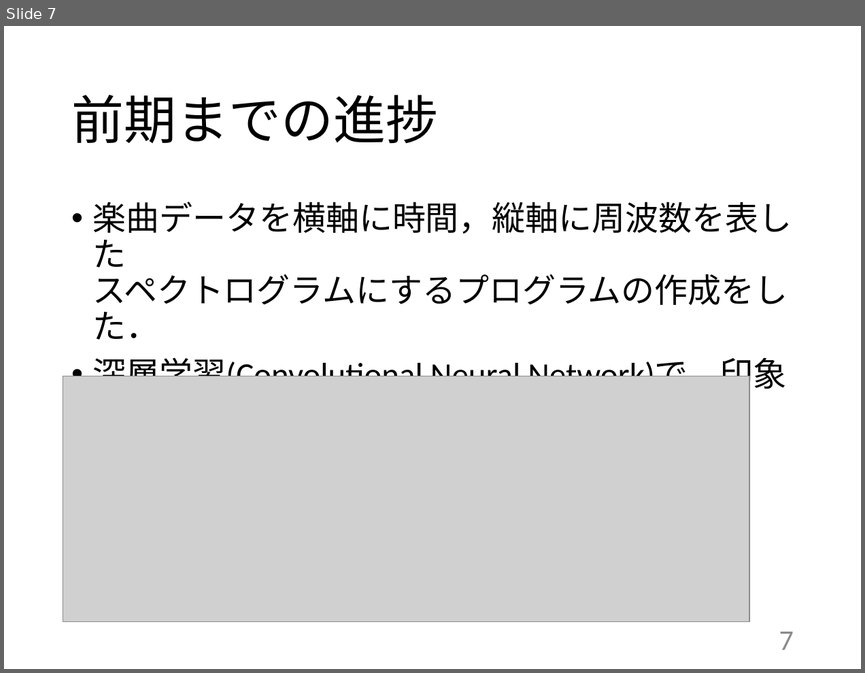
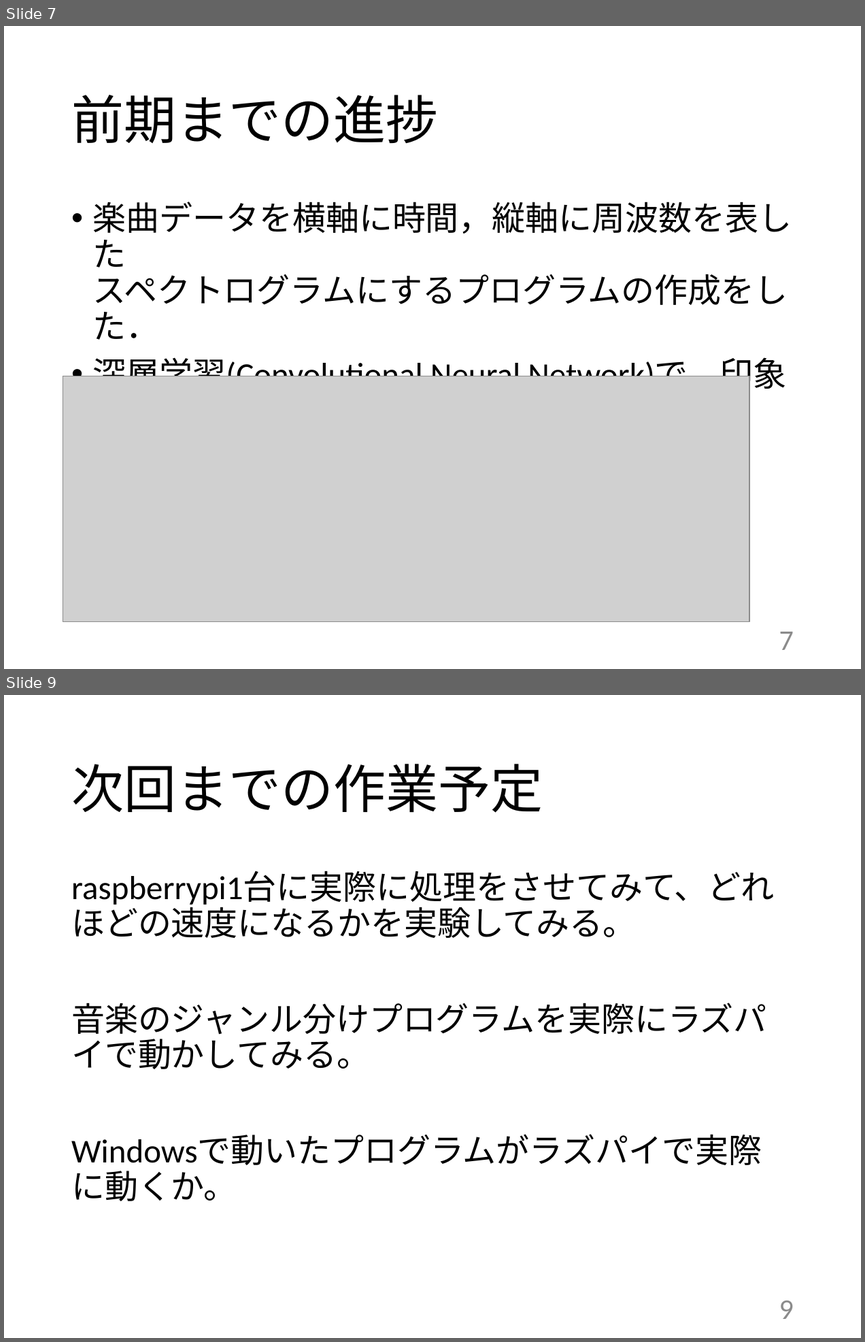
Before and after one commit to kait-takanolab/1821144-yoshii-thesis, a slide deck: 発表用スライド/1821144_yoshii_thesis.pptx. Shown one above the other, each under a label of ours: slide 7 before the commit, slides 7 and 9 after it; the slides between them are not shown. The pictures are 865x673 and 865x1342 pixels, drawn with LibreOffice and Linux fonts; fonts in the diff are those of the drawing; grey boxes stand for pictures. Boxes give left, top, right and bottom in pixels: in the first picture for what was removed or moved away, otherwise in the second. Text is boxed around its words. In the diff, an @@ line names an element or a change of style, - is before the commit and + after.

```diff
--- a/発表用スライド/1821144_yoshii_thesis.pptx
+++ b/発表用スライド/1821144_yoshii_thesis.pptx
@@ slide 9 added at bbox=[4, 695, 861, 1338], background #FFFFFF @@
@@ title added at bbox=[71, 764, 543, 813], 44 pt, text #000000 @@
+次回までの作業予定
@@ text added at bbox=[71, 872, 774, 1201], 28 pt, text #000000 @@
+raspberrypi1台に実際に処理をさせてみて、どれほどの速度になるかを実験してみる。
+音楽のジャンル分けプログラムを実際にラズパイで動かしてみる。
+Windowsで動いたプログラムがラズパイで実際に動くか。
@@ page number added at bbox=[779, 1300, 793, 1319], 24 pt, text #8C8C8C @@
+9
```
Also in this commit, not shown: 3 slides changed, 52 other files.
